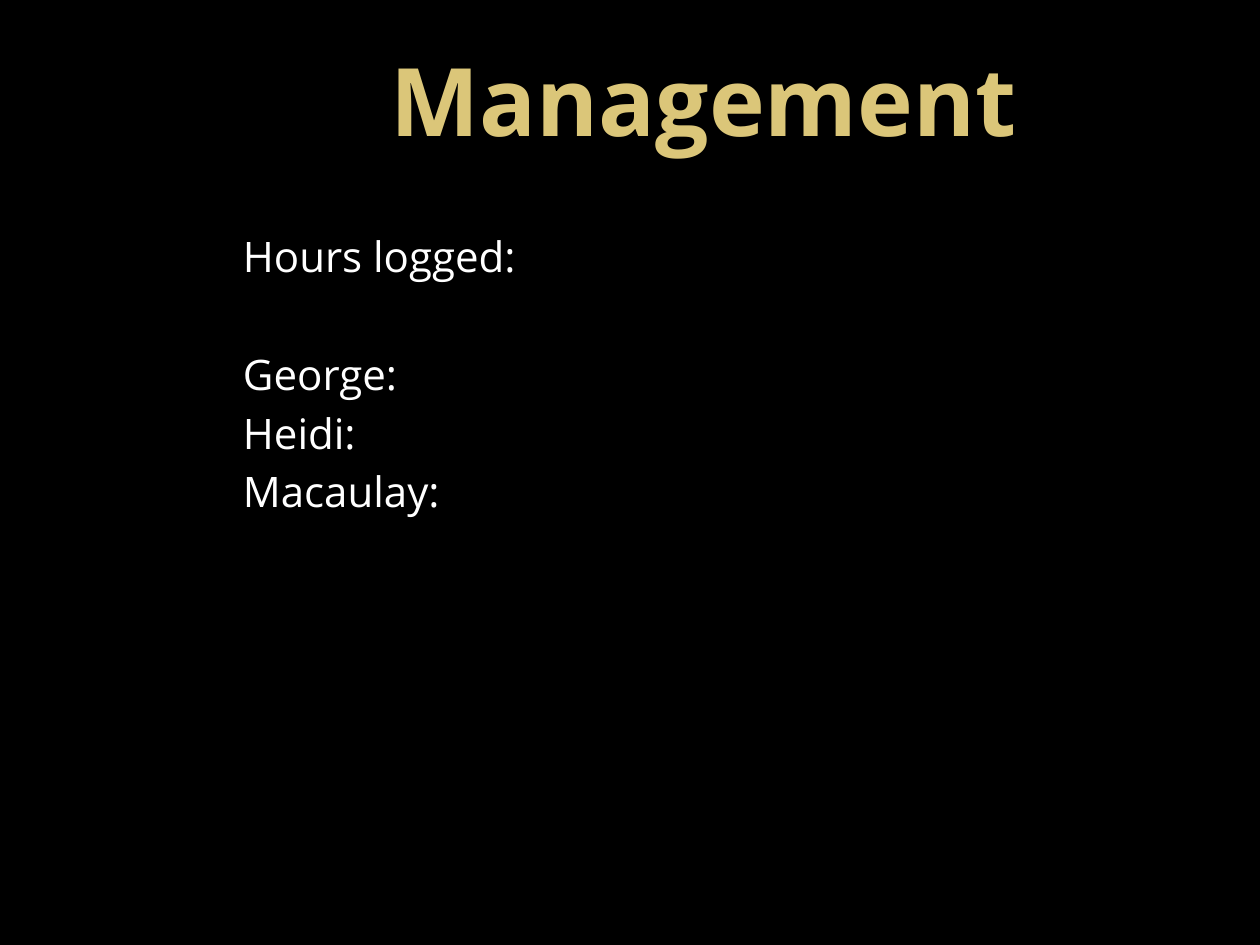
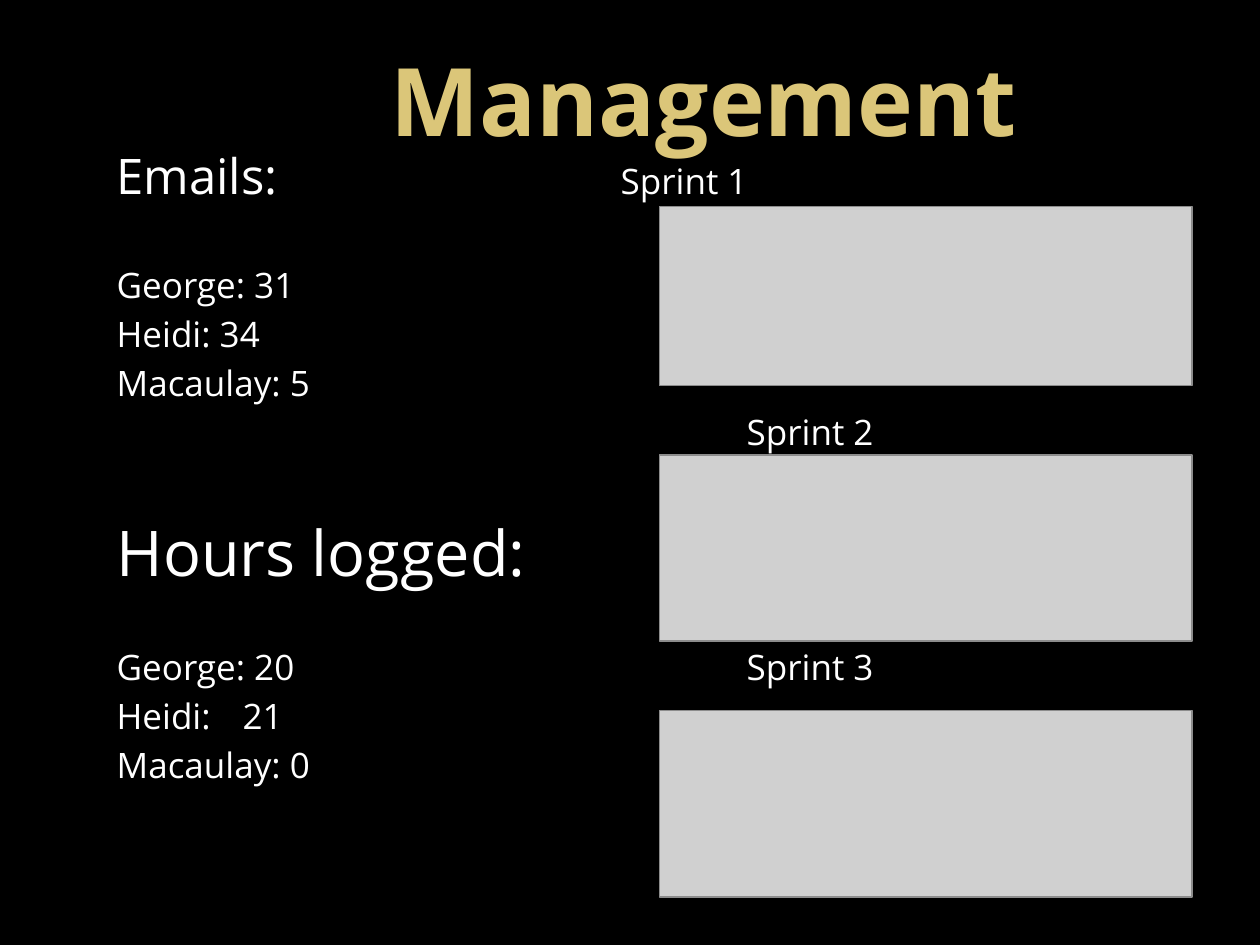
Before and after one commit to UoSGamesGroups/second-semester-level-4-5-s2-group-13, a slide deck: slide 13 of Group 13 Powerpoint presentation2.pptx. Drawn at 1260x945 pixels with LibreOffice and Linux fonts; fonts in the diff are those of the drawing; grey boxes stand for pictures. Boxes give left, top, right and bottom in pixels: in the first picture for what was removed or moved away, otherwise in the second. Text is boxed around its words. In the diff, an @@ line names an element or a change of style, - is before the commit and + after.

```diff
--- a/Group 13 Powerpoint presentation2.pptx
+++ b/Group 13 Powerpoint presentation2.pptx
@@ text "Emails: Sprint 1": place and size @@
-text "Emails: Sprint 1" at [243, 240, 515, 517]
+text "Emails: Sprint 1" at [117, 156, 873, 787]
@@ text at [117, 156, 873, 455]: paragraphs added @@
+Emails: Sprint 1
+George: 31
+Heidi: 34
+Macaulay: 5
+Sprint 2
@@ picture added at [659, 207, 1192, 386] @@
@@ picture added at [659, 455, 1192, 641] @@
@@ text at [117, 528, 526, 591]: size 24 to 36 pt in "Hours logged:"; more space between paragraphs @@
@@ text at [117, 654, 310, 787]: text changed; size 24 to 20 pt @@
-George:
-Heidi:
-Macaulay:
+George: 20 Sprint 3
+Heidi: 21
+Macaulay: 0
@@ picture added at [659, 711, 1192, 897] @@
```
Also in this commit, not shown: 3 other slides changed, 1 slide added, 1 slide removed.
